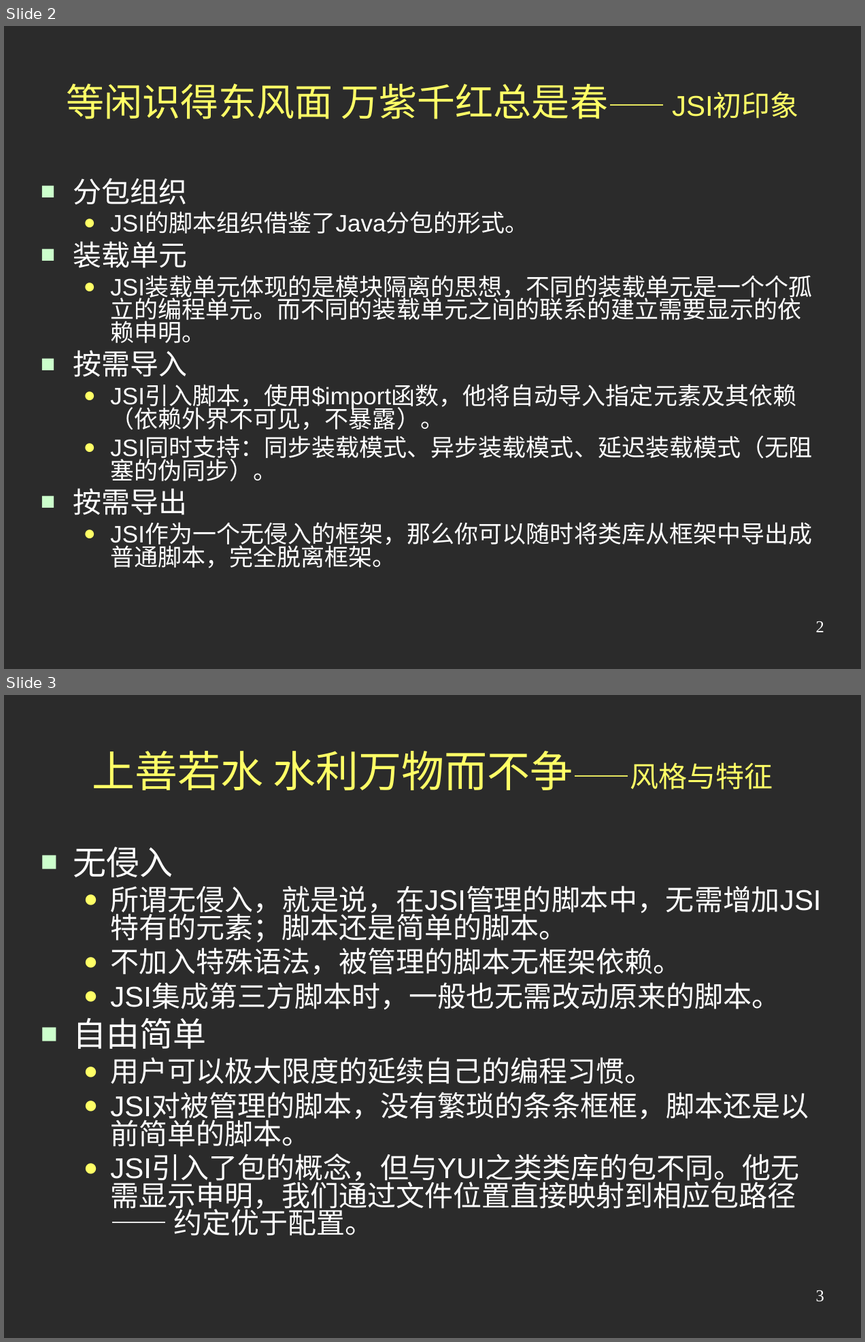
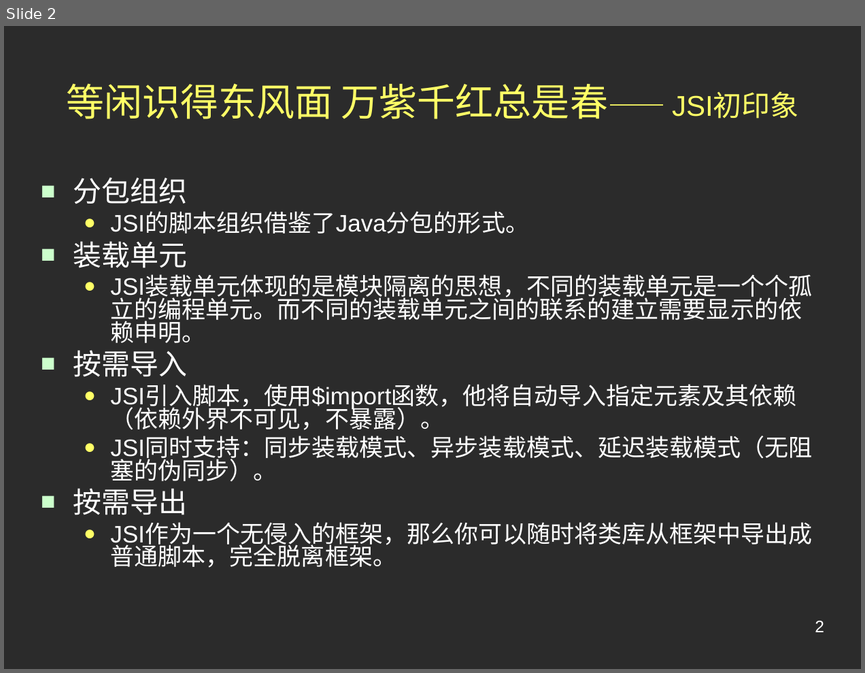
Before and after one commit to jindw/jsi, a slide deck: trunk/JSI2/web/doc/Preview2.ppt. Shown one above the other, each under a label of ours: slides 2 and 3 before the commit, slide 2 after it. The pictures are 865x1342 and 865x673 pixels, drawn with LibreOffice and Linux fonts; fonts in the diff are those of the drawing; background and template pictures are left out; a plain dark background stands for a picture behind light text. Boxes give left, top, right and bottom in pixels: in the first picture for what was removed or moved away, otherwise in the second. Text is boxed around its words. In the diff, an @@ line names an element or a change of style, - is before the commit and + after.

```diff
--- a/trunk/JSI2/web/doc/Preview2.ppt
+++ b/trunk/JSI2/web/doc/Preview2.ppt
@@ slide 3 removed at [4,695,861,1338], background picture (left out) @@
@@ title removed at [92,751,773,790] @@
-上善若水 水利万物而不争——风格与特征
@@ text removed at [73,847,821,1236] @@
-■ 无侵入
-  ● 所谓无侵入，就是说，在JSI管理的脚本中，无需增加JSI特有的元素；脚本还是简单的脚本。
-  ● 不加入特殊语法，被管理的脚本无框架依赖。
-  ● JSI集成第三方脚本时，一般也无需改动原来的脚本。
-■ 自由简单
-  ● 用户可以极大限度的延续自己的编程习惯。
-  ● JSI对被管理的脚本，没有繁琐的条条框框，脚本还是以前简单的脚本。
-  ● JSI引入了包的概念，但与YUI之类类库的包不同。他无需显示申明，我们通过文件位置直接映射到相应包路径—— 约定优于配置。
@@ page number removed at [816,1290,824,1302] @@
-3
@@ slide 2 changed as well @@
@@ page number at [815,620,824,632]: font Times New Roman to Arial; indent changed @@
```
Also in this commit, not shown: 5 other slides changed, 1 other slide removed.
